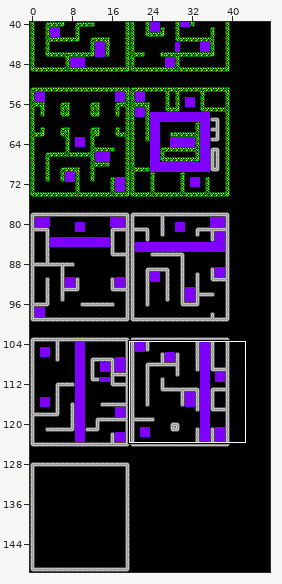
Level history. Tiled map: game/assets/mapa.tmx. Above: a wide view before the commit, with the close-up outlined.
Close-up. Before the edit:
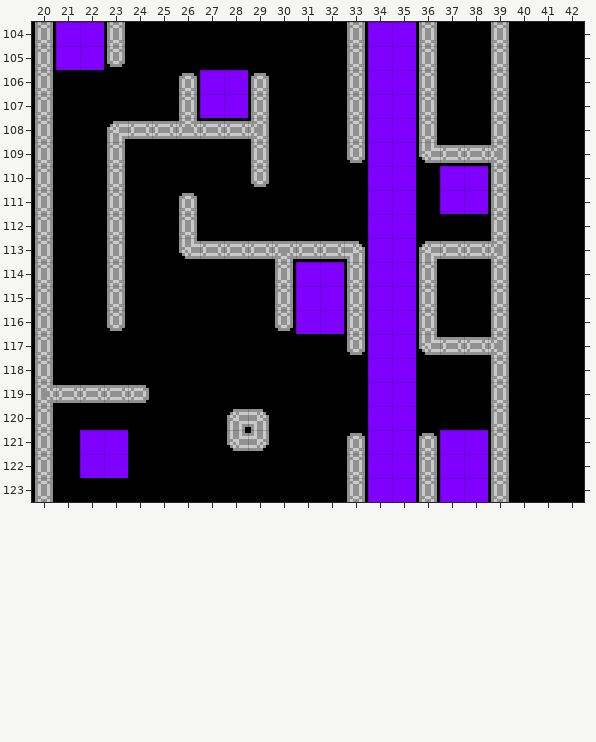
Cells are 8x8 px. Shown: x 20..42, y 104..123. The commit also changed other parts of the map, which this record leaves out.
After:
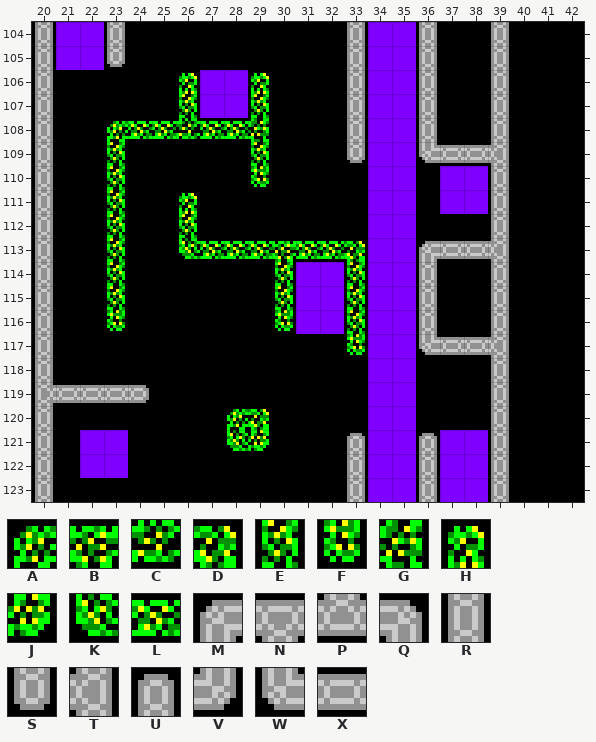
Key: from "tiles": A 0, B 1, C 2, D 3, E 4, F 5, G 7, H 10, J 11, K 12, L 13, M 16, N 17, P 18, Q 19, R 20, S 21, T 23, U 26, V 27, W 28, X 29.
_ is an empty cell.
The exact change:
Layer "Capa de patrones 1":
Tile A replaces tile M in row 108 at x 23; in row 120 at x 28.
Tile B replaces tile N in row 113 at x 30.
Tile C replaces tile P in row 108 at x 26.
Tile D replaces tile Q in row 113 at x 33; in row 120 at x 29.
Tile E replaces tile R in row 107 at x 26 and 29; in row 109 at x 23 and 29; in rows 110 to 111 at x 23; in row 112 at x 23 and 26; in row 113 at x 23; in rows 114 to 115 at x 23, 30 and 33.
Tile E replaces tile R in row 116 at x 33.
Tile F replaces tile S in row 110 at x 29; in row 116 at x 23 and 30; in row 117 at x 33.
Tile G replaces tile T in row 108 at x 29.
Tile H replaces tile U in row 106 at x 26 and 29; in row 111 at x 26.
Tile J replaces tile V in row 121 at x 29.
Tile K replaces tile W in row 113 at x 26; in row 121 at x 28.
Tile L replaces tile X in row 108 at x 24 to 25 and 27 to 28; in row 113 at x 27 to 29 and 31 to 32.
Boxes around the changes in both close-ups, in picture pixels (x1, y1, x2, y2):
changed: (107, 73, 365, 355)
changed: (227, 409, 269, 451)
